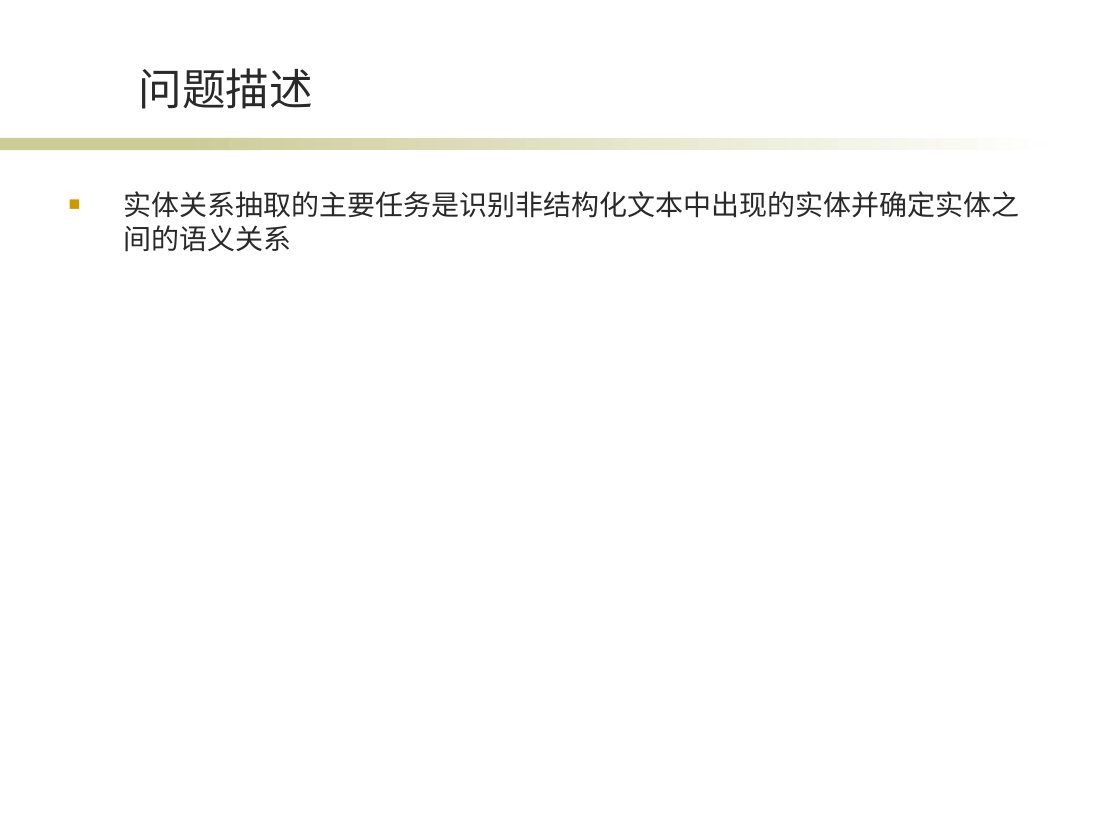
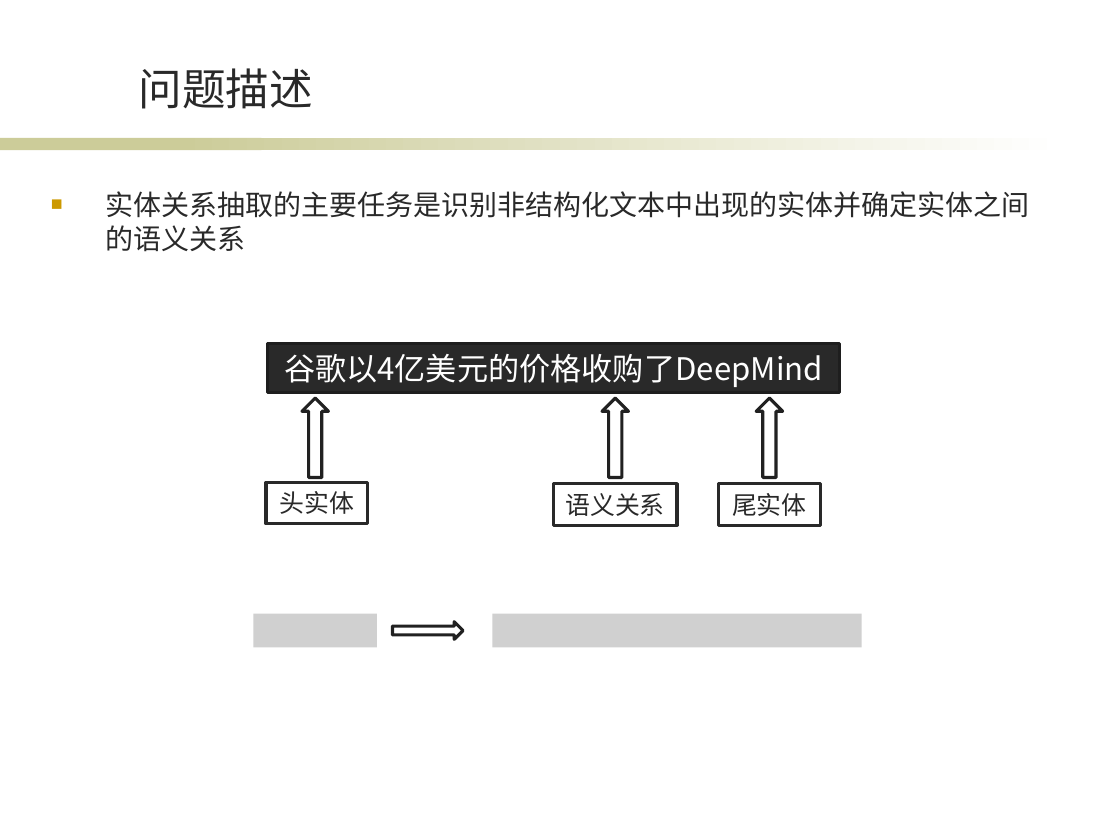
Before and after one commit to wqpod2g/paper, a slide deck: slide 5 of 毕业答辩ppt.pptx. Drawn at 1120x840 pixels with LibreOffice and Linux fonts; fonts in the diff are those of the drawing; grey boxes stand for pictures; background and template pictures are left out. Boxes give left, top, right and bottom in pixels: in the first picture for what was removed or moved away, otherwise in the second. Text is boxed around its words. In the diff, an @@ line names an element or a change of style, - is before the commit and + after.

Commit message:
5.2

```diff
--- a/毕业答辩ppt.pptx
+++ b/毕业答辩ppt.pptx
@@ text "实体关系抽取的主要任务是识别非结构化文本中出现的实体并确定实体之间的语义关系" rewrapped from <box>123,191,1019,252</box> to <box>106,191,1030,252</box> @@
@@ rectangle added at <box>268,344,840,393</box>, fill #292929, outline #1E1E1E 2 pt, 20 pt, text #FFFFFF @@
+谷歌以4亿美元的价格收购了DeepMind
@@ up arrow added at <box>302,398,329,477</box>, fill #FFFFFF, outline #212121 2 pt @@
@@ up arrow added at <box>603,398,629,477</box>, fill #FFFFFF, outline #212121 2 pt @@
@@ up arrow added at <box>756,398,783,477</box>, fill #FFFFFF, outline #212121 2 pt @@
@@ rectangle added at <box>267,483,368,524</box>, fill #FFFFFF, outline #292929 2 pt, 16 pt, text #292929 @@
+头实体
@@ rectangle added at <box>553,484,676,525</box>, fill #FFFFFF, outline #292929 2 pt, 16 pt, text #292929 @@
+语义关系
@@ rectangle added at <box>719,484,821,525</box>, fill #FFFFFF, outline #292929 2 pt, 16 pt, text #292929 @@
+尾实体
@@ picture added at <box>253,614,376,647</box> @@
@@ right arrow added at <box>392,622,463,640</box>, fill #FFFFFF, outline #212121 2 pt @@
@@ picture added at <box>493,614,862,647</box> @@
```
Also in this commit, not shown: 3 other slides changed.
